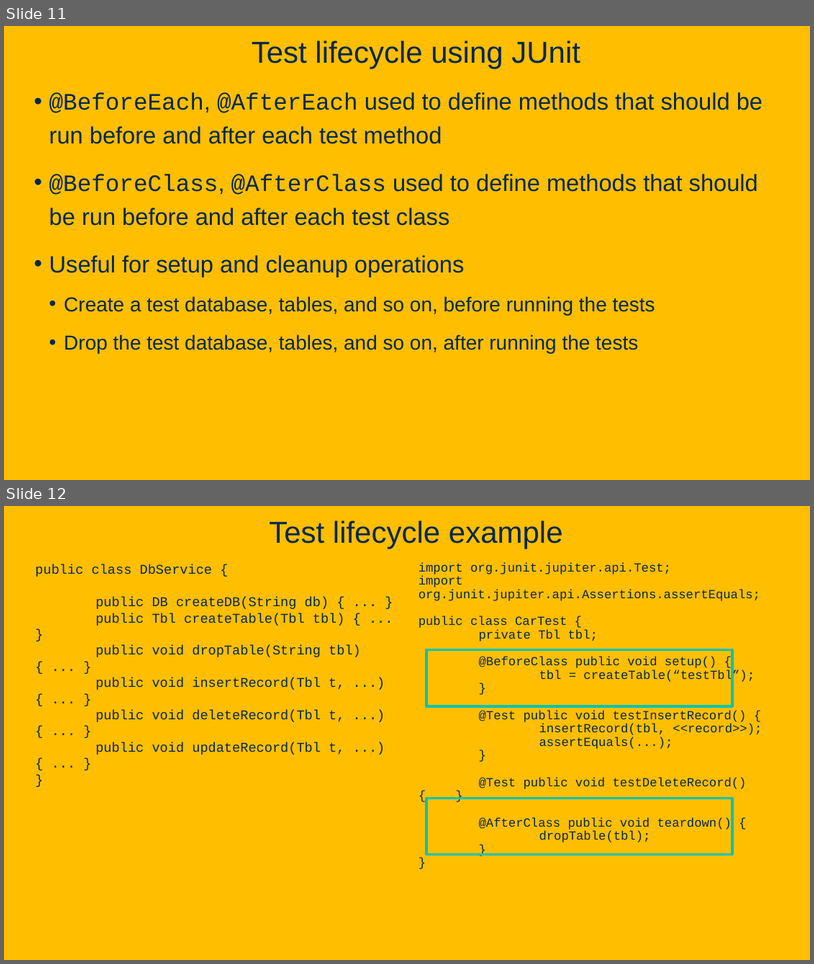
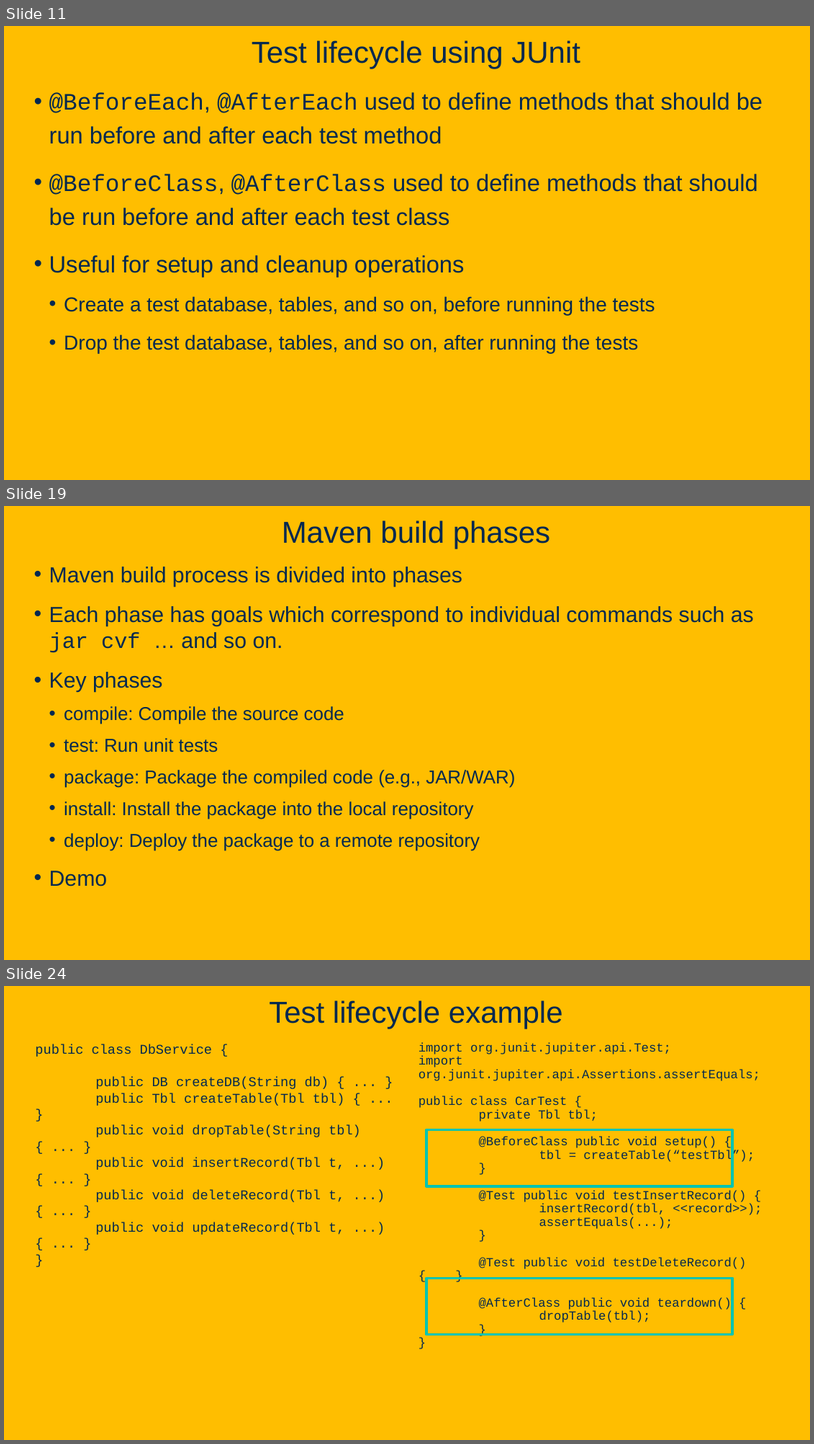
Before and after one commit to davsec-teaching/ecs160-f25, a slide deck: slides/4_unit_testing_mocking_frameworks_CI.pptx. Shown one above the other, each under a label of ours: slides 11 and 12 before the commit, slides 11, 19 and 24 after it; the slides between them are not shown. The pictures are 814x964 and 814x1444 pixels, drawn with LibreOffice and Linux fonts; fonts in the diff are those of the drawing; background and template pictures are left out. Boxes give left, top, right and bottom in pixels: in the first picture for what was removed or moved away, otherwise in the second. Text is boxed around its words. In the diff, an @@ line names an element or a change of style, - is before the commit and + after.

```diff
--- a/slides/4_unit_testing_mocking_frameworks_CI.pptx
+++ b/slides/4_unit_testing_mocking_frameworks_CI.pptx
@@ slide 19 added at (4, 506, 810, 960), background picture (left out) @@
@@ title added at (282, 520, 550, 548), 36 pt, text #022850 @@
+Maven build phases
@@ text added at (49, 566, 754, 886), 22.2 pt, text #022850 @@
+• Maven build process is divided into phases
+• Each phase has goals which correspond to individual commands such as jar cvf … and so on.
+• Key phases
+  • compile: Compile the source code
+  • test: Run unit tests
+  • package: Package the compiled code (e.g., JAR/WAR)
+  • install: Install the package into the local repository
+  • deploy: Deploy the package to a remote repository
+• Demo
@@ what was slide 12 is now slide 24 @@
```
Also in this commit, not shown: 2 slides changed, 13 other slides added, 1 other file.
